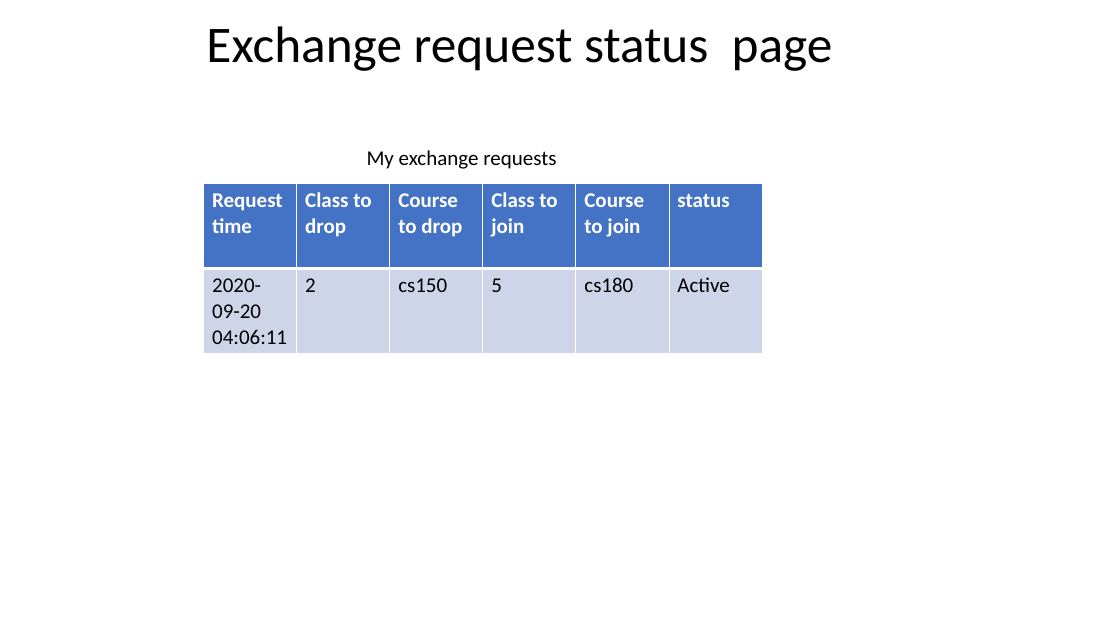
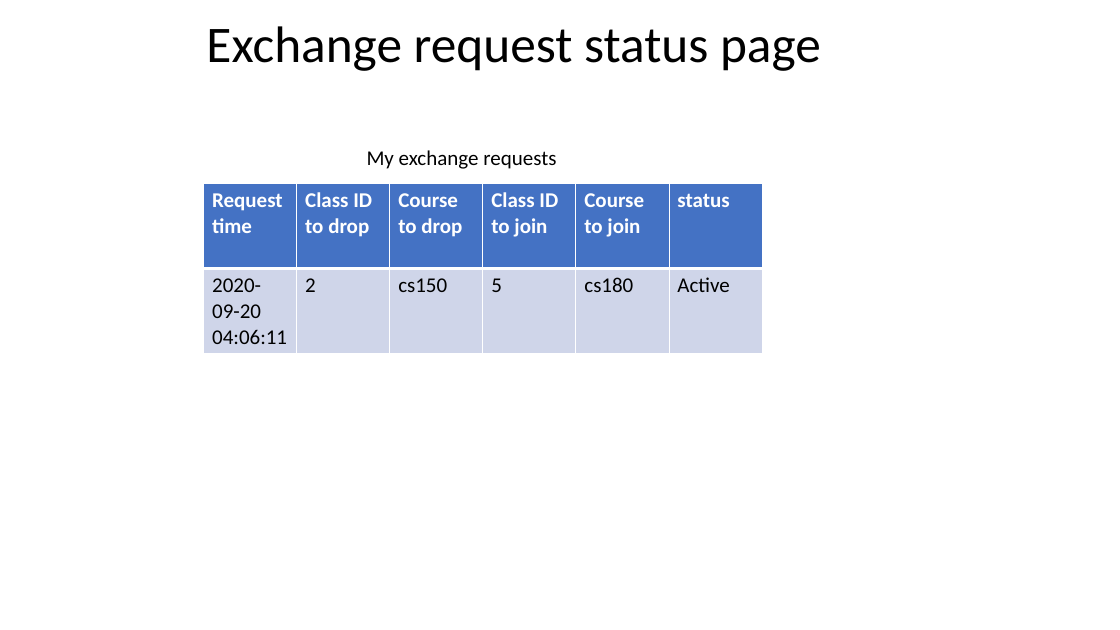
Before and after one commit to alonlapid/courseswap, a slide deck: slide 9 of milestone_2_presentation.pptx. Drawn at 1120x630 pixels with LibreOffice and Linux fonts; fonts in the diff are those of the drawing. Boxes give left, top, right and bottom in pixels: in the first picture for what was removed or moved away, otherwise in the second. Text is boxed around its words. In the diff, an @@ line names an element or a change of style, - is before the commit and + after.

```diff
--- a/milestone_2_presentation.pptx
+++ b/milestone_2_presentation.pptx
@@ title "Exchange request status page" rewrapped from bbox=[206, 26, 833, 71] to bbox=[206, 26, 821, 71] @@
@@ table at bbox=[204, 183, 764, 351] @@
-row 1, column 2: Class to drop
+row 1, column 2: Class ID to drop
-row 1, column 4: Class to join
+row 1, column 4: Class ID to join
```
Also in this commit, not shown: 2 other slides changed.
